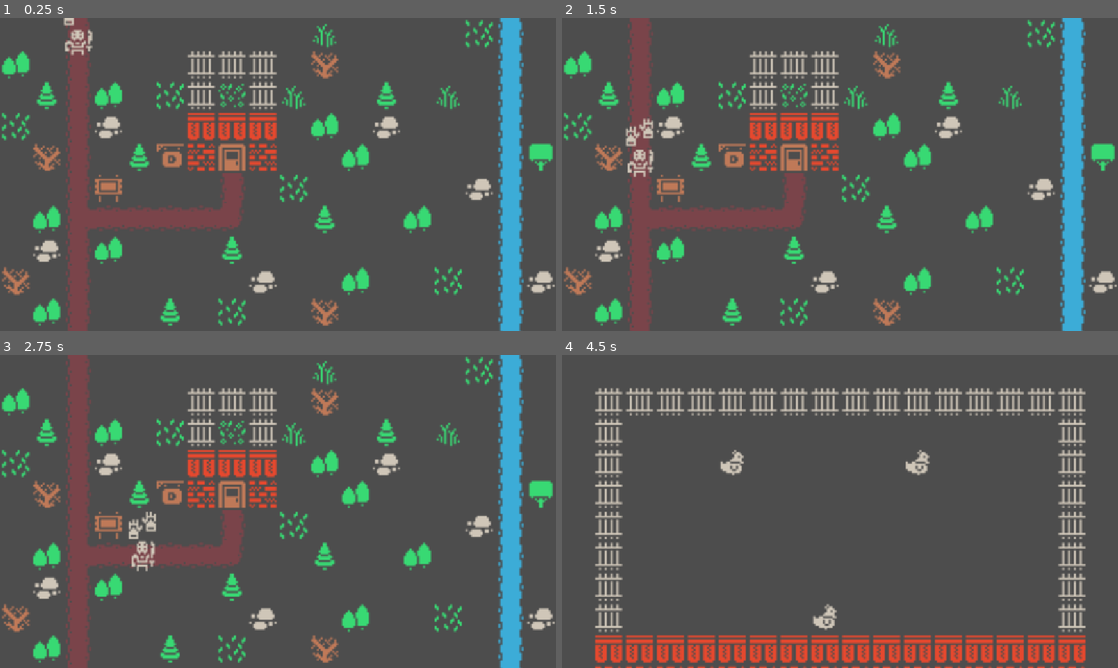
Above: before the commit, frames 1-4 (two rows, left to right).
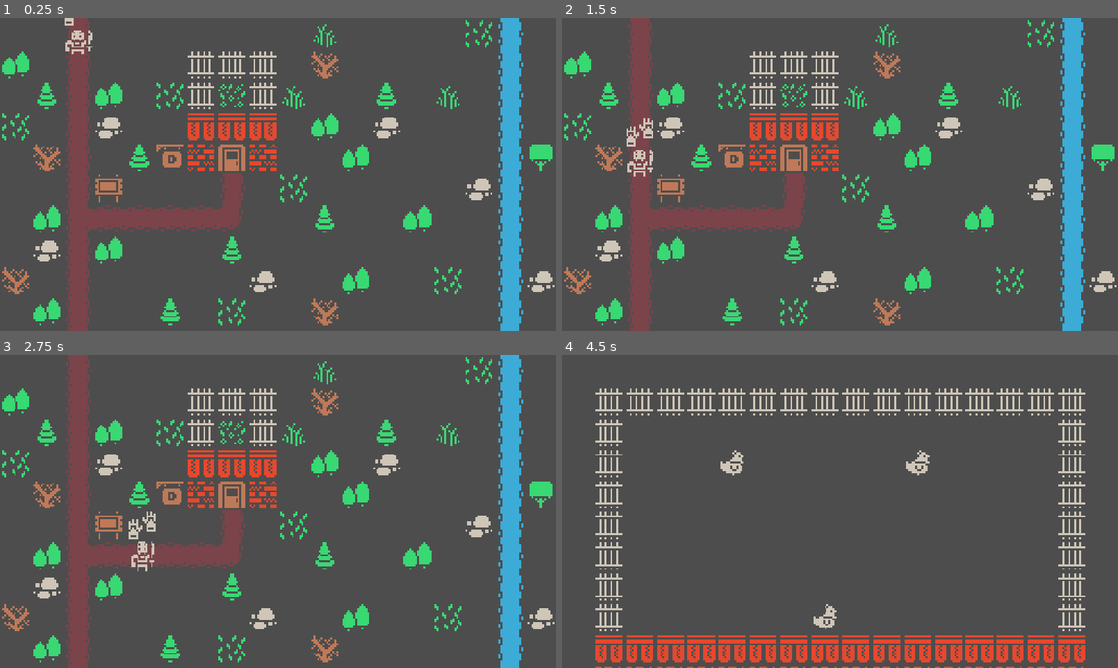
Above: after the commit, the same moments.

Repository: nagolyhprum/last-drop-brewery
Game: Godot game, scene res://Rooms/Town/Town.tscn
Two runs of this game, one before a commit and one after it. Both use one fixed random seed, a clock stepped at 60 frames per second and the inputs below.
Inputs (mouse positions are in pixels of both pictures, inside the frame that each line leads up to):
- Up to frame 1 (0.25 s): no input
- Up to frame 2 (1.5 s): move the mouse to (962, 158) at 0.52 s; click (962, 158) at 0.67 s; move the mouse to (728, 190) at 1.27 s; click (728, 190) at 1.42 s
- Up to frame 3 (2.75 s): move the mouse to (333, 442) at 2.02 s; click (333, 442) at 2.17 s
- Up to frame 4 (4.5 s): move the mouse to (812, 574) at 2.77 s; click (812, 574) at 2.92 s; move the mouse to (1006, 558) at 3.52 s; click (1006, 558) at 3.67 s; move the mouse to (673, 464) at 4.27 s; click (673, 464) at 4.42 s

The runs differ from the first frame. In frame 1, 7.4% of the frame differs, in the area x 0-100%, y 0-100%; in frame 2, 7.6%; in frame 3, 7.6%; in frame 4, 10%, in the area x 5-95%, y 10-100%.

Commit message:
refactor and improve drawing

Diff:
--- /dev/null
+++ b/Globals/Constants.gd
@@ -0,0 +1,9 @@
+extends Node
+
+const SHOPPERS = [Scenes.CHARACTER_SOLDIER, Scenes.CHARACTER_WARRIOR]
+
+const STATS = [Scenes.STAT_DEFENSE, Scenes.STAT_STRENGTH]
+
+const SOURCES = [Scenes.SOURCE_APPLE_TREE, Scenes.SOURCE_CHICKEN]
+
+const INGREDIENTS = [Scenes.INGREDIENT_APPLE, Scenes.INGREDIENT_EGG]
--- a/Globals/Scenes.gd
+++ b/Globals/Scenes.gd
@@ -2,23 +2,18 @@
 
 const INGREDIENT_EGG = preload("res://Ingredients/Egg.tscn")
 const INGREDIENT_APPLE = preload("res://Ingredients/Apple.tscn")
-const INGREDIENTS = [INGREDIENT_APPLE, INGREDIENT_EGG]
 
 const SOURCE_CHICKEN = preload("res://Sources/Chicken.tscn")
 const SOURCE_APPLE_TREE = preload("res://Sources/AppleTree.tscn")
-const SOURCES = [SOURCE_APPLE_TREE, SOURCE_CHICKEN]
 
 const REACTION_ONE_OF_FOUR = preload("res://Reactions/OneOfFour.tscn")
 
 const STAT_STRENGTH = preload("res://Stats/Strength.tscn")
 const STAT_DEFENSE = preload("res://Stats/Defense.tscn")
-const STATS = [STAT_DEFENSE, STAT_STRENGTH]
 
 const CHARACTER_PLAYER = preload("res://Characters/Player.tscn")
 const CHARACTER_SOLDIER = preload("res://Characters/Soldier.tscn")
 const CHARACTER_WARRIOR = preload("res://Characters/Warrior.tscn")
-const SHOPPERS = [CHARACTER_SOLDIER, CHARACTER_WARRIOR]
-
-const WALKING_CHARACTER = preload("res://Rooms/Town/WalkingCharacter.tscn")
 
 const GARDEN = preload("res://Rooms/Garden/Garden.tscn")
+const GARDEN_WALKING_CHARACTER = preload("res://Rooms/Town/WalkingCharacter.tscn")
--- a/Rooms/Garden/Garden.gd
+++ b/Rooms/Garden/Garden.gd
@@ -12,12 +12,12 @@
 	for column in range(COLUMNS):
 		for row in range(ROWS):
 			if randf() > .95:
-				var index = randi() % len(Scenes.SOURCES)
-				var source = Scenes.SOURCES[index].instantiate()
+				var index = randi() % len(Constants.SOURCES)
+				var source = Constants.SOURCES[index].instantiate()
 				source.position.x = (column + OFFSET) * SIZE
 				source.position.y = (row + OFFSET) * SIZE
 				add_child(source)
-				var ingredient = Scenes.INGREDIENTS[index]
+				var ingredient = Constants.INGREDIENTS[index]
 				State.garden_sources_and_ingredients[row * COLUMNS + column] = {
 					"source": source,
 					"ingredient": ingredient
@@ -32,4 +32,6 @@
 		if source_and_ingredient:
 			State.garden_sources_and_ingredients[index] = null
 			source_and_ingredient["source"].queue_free()
+			var ingredient = source_and_ingredient["ingredient"].instantiate()
+			add_child(ingredient)
 			print(row, ", ", column)
--- a/Rooms/Town/Town.gd
+++ b/Rooms/Town/Town.gd
@@ -13,10 +13,10 @@
 			done_travelling()
 
 	for i in range(count):
-		var index = randi() % len(Scenes.SHOPPERS)
-		var shopper = Scenes.SHOPPERS[index].instantiate()
-		var stat = Scenes.STATS[index].instantiate()
-		var walking_character = Scenes.WALKING_CHARACTER.instantiate()
+		var index = randi() % len(Constants.SHOPPERS)
+		var shopper = Constants.SHOPPERS[index].instantiate()
+		var stat = Constants.STATS[index].instantiate()
+		var walking_character = Scenes.GARDEN_WALKING_CHARACTER.instantiate()
 		add_child(walking_character)
 		walking_character.set_character_and_stat(shopper, stat)
 		walking_character.reached_door.connect(remove_character)
--- a/project.godot
+++ b/project.godot
@@ -18,6 +18,7 @@
 
 State="*res://Globals/State.gd"
 Scenes="*res://Globals/Scenes.gd"
+Constants="*res://Globals/Constants.gd"
 
 [display]
 
@@ -25,5 +26,6 @@
 
 [rendering]
 
+textures/canvas_textures/default_texture_filter=0
 renderer/rendering_method="gl_compatibility"
 renderer/rendering_method.mobile="gl_compatibility"
Not shown, added: Globals/Constants.gd.uid
